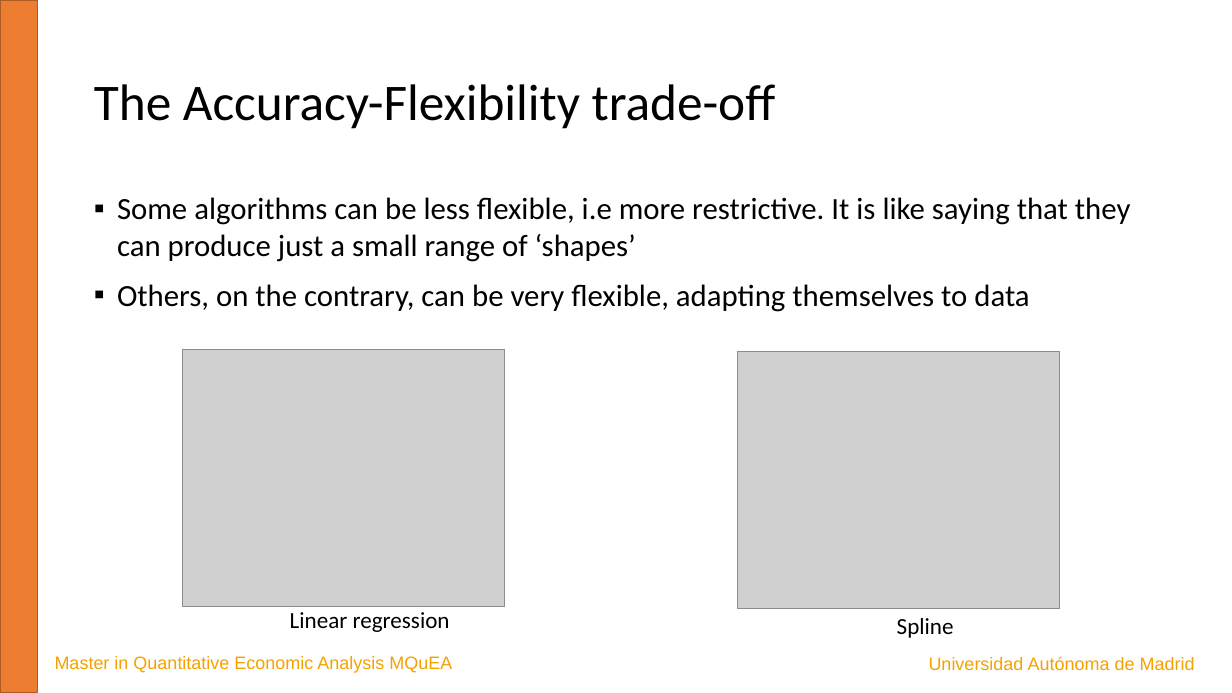
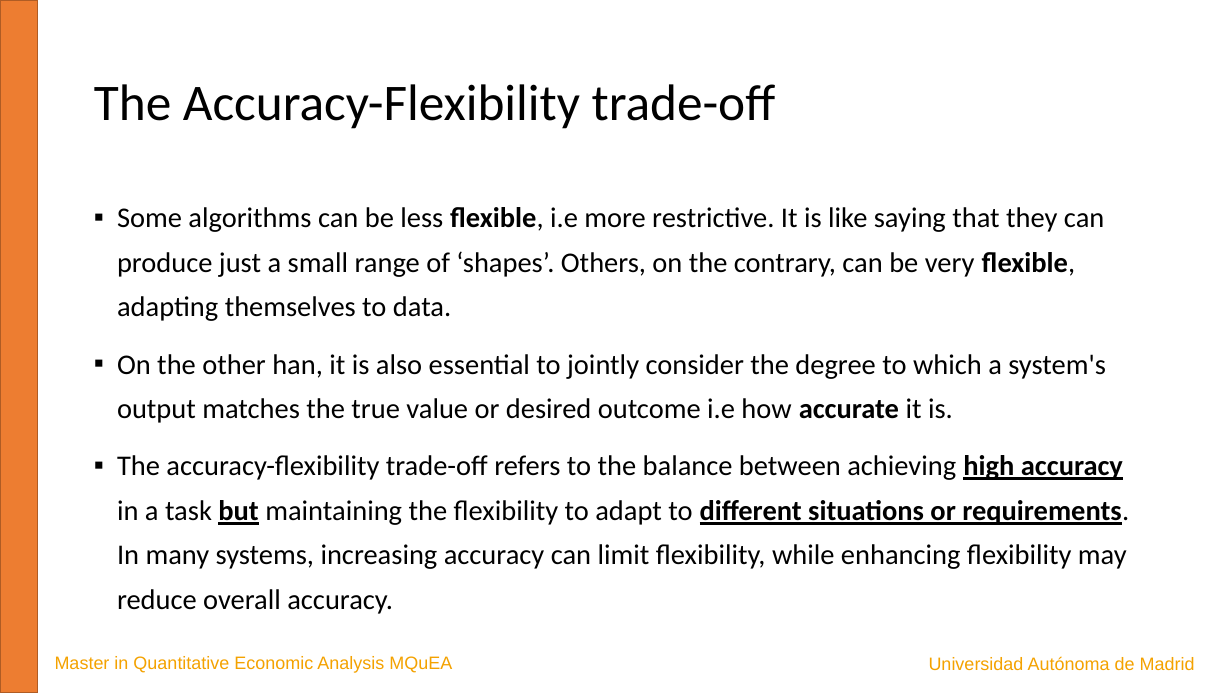
Before and after one commit to JavierBas/IMLEF-MQuEA, a slide deck: slide 11 of Slides/Topic 1 What is ML.pptx. Drawn at 1232x693 pixels with LibreOffice and Linux fonts; fonts in the diff are those of the drawing; grey boxes stand for pictures. Boxes give left, top, right and bottom in pixels: in the first picture for what was removed or moved away, otherwise in the second. Text is boxed around its words. In the diff, an @@ line names an element or a change of style, - is before the commit and + after.

```diff
--- a/Slides/Topic 1 What is ML.pptx
+++ b/Slides/Topic 1 What is ML.pptx
@@ text at bbox=[117, 207, 1129, 614]: text changed; size 24 to 22.2 pt @@
-▪ Some algorithms can be less flexible, i.e more restrictive. It is like saying that they can produce just a small range of ‘shapes’
-▪ Others, on the contrary, can be very flexible, adapting themselves to data
+▪ Some algorithms can be less flexible, i.e more restrictive. It is like saying that they can produce just a small range of ‘shapes’. Others, on the contrary, can be very flexible, adapting themselves to data.
+▪ On the other han, it is also essential to jointly consider the degree to which a system's output matches the true value or desired outcome i.e how accurate it is.
+▪ The accuracy-flexibility trade-off refers to the balance between achieving high accuracy in a task but maintaining the flexibility to adapt to different situations or requirements. In many systems, increasing accuracy can limit flexibility, while enhancing flexibility may reduce overall accuracy.
@@ picture removed at bbox=[183, 349, 506, 607] @@
@@ picture removed at bbox=[738, 351, 1060, 608] @@
@@ text removed at bbox=[290, 612, 450, 632] @@
-Linear regression
@@ text removed at bbox=[897, 618, 954, 638] @@
-Spline
```
Also in this commit, not shown: 7 other slides changed, 1 slide added.
